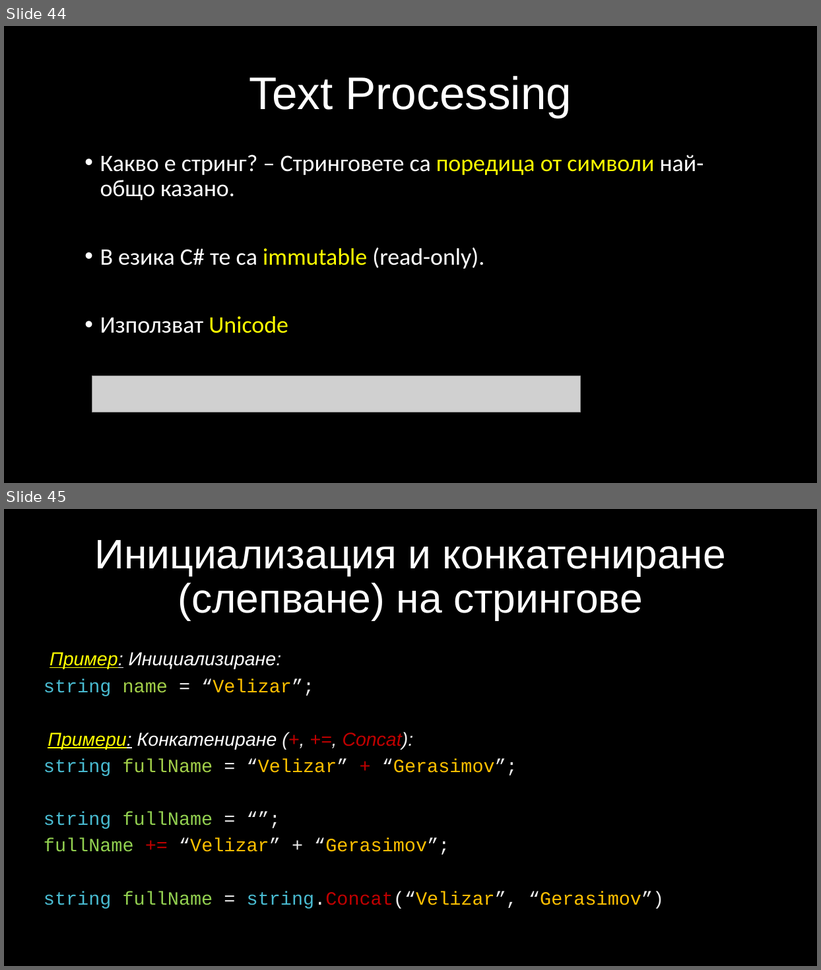
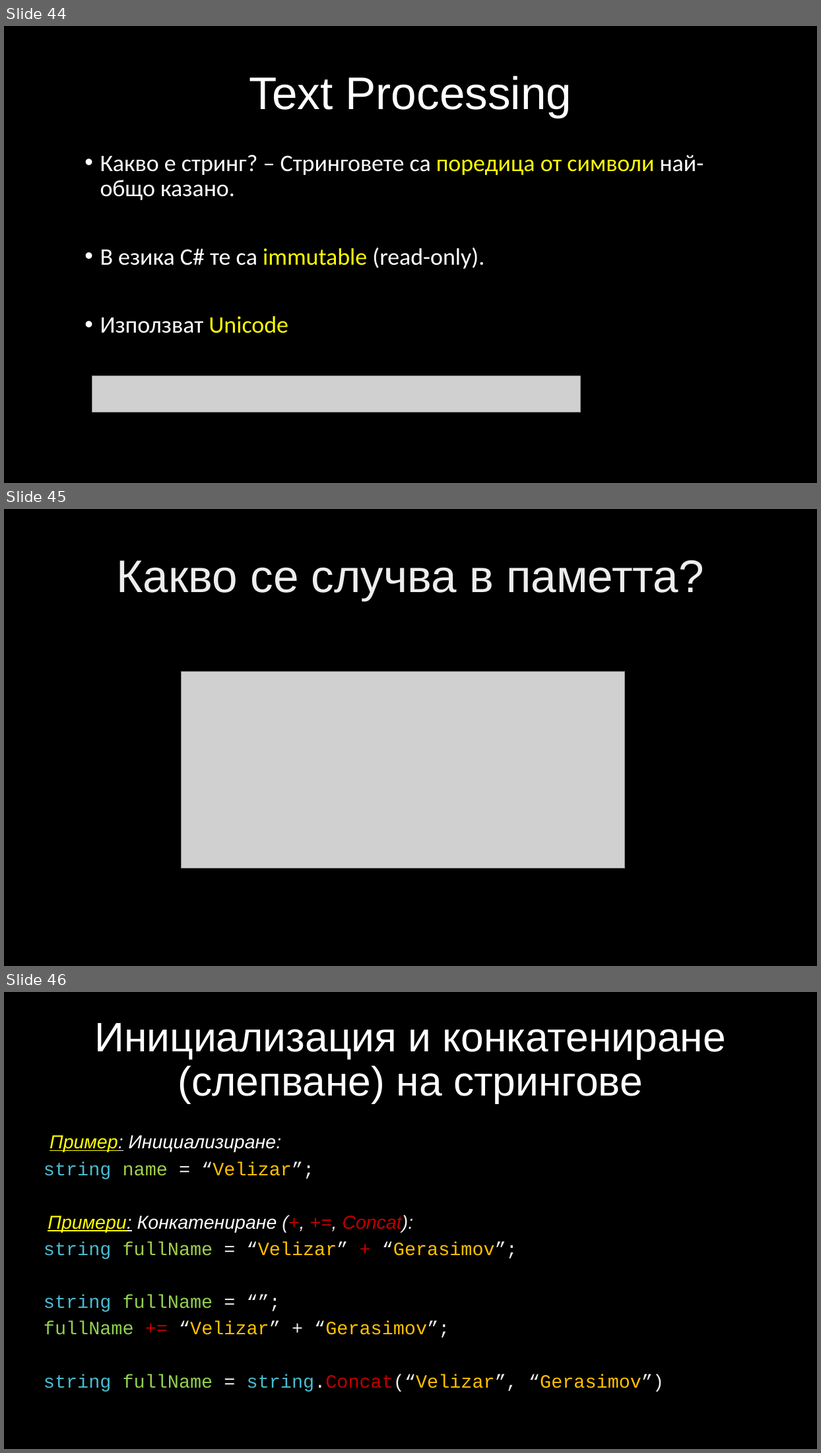
Before and after one commit to velizar92/CSharp-Programming-Presentations, a slide deck: C# Intermediate.pptx. Shown one above the other, each under a label of ours: slides 44 and 45 before the commit, slides 44, 45 and 46 after it. The pictures are 821x970 and 821x1453 pixels, drawn with LibreOffice and Linux fonts; fonts in the diff are those of the drawing; grey boxes stand for pictures; background and template pictures are left out. Boxes give left, top, right and bottom in pixels: in the first picture for what was removed or moved away, otherwise in the second. Text is boxed around its words. In the diff, an @@ line names an element or a change of style, - is before the commit and + after.

```diff
--- a/C# Intermediate.pptx
+++ b/C# Intermediate.pptx
@@ slide 45 added at bbox=[4, 509, 817, 966], background picture (left out) @@
@@ title added at bbox=[117, 560, 704, 601], 54 pt, text gradient #BFBFBF to #EDEDED to #FFFFFF @@
+Какво се случва в паметта?
@@ picture added at bbox=[182, 672, 625, 868] @@
@@ what was slide 45 is now slide 46 @@
```
Also in this commit, not shown: 8 other slides added.
